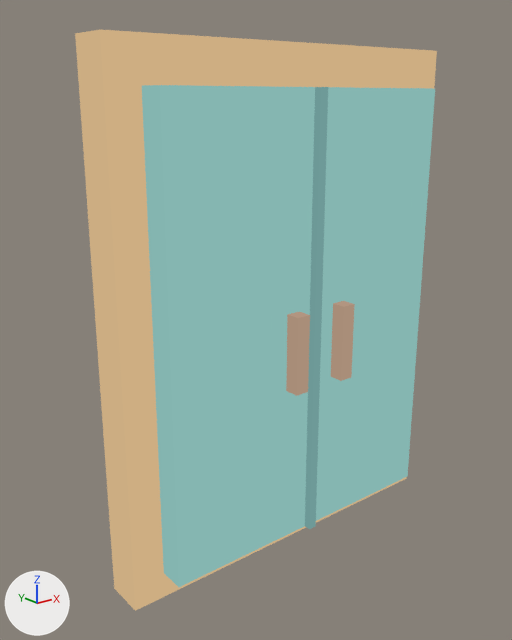
The glTF model art/exports/module-door.gltf as it was, and as the next commit left it.
One viewpoint serves both versions: a 50 mm lens placed at (-1.019, -1.441, 1.0), pointed at (-0.304, -0.548, 0.642). Arrows for +X, +Y and +Z are at lower left; the lights stay in place. The first picture is the older version. Vertices at exactly the same position are counted once.

The scene before the commit, as lines of its bpy script (objects in view):
```python
me_module_door = bpy.data.meshes.new('module-door')
me_module_door.from_pydata(...)  # a box spanning x -0.58..0.08, y -0.585..-0.515, z 0.22..1.08; a box spanning x -0.525..0.025, y -0.63..-0.57, z 0.265..1.015; a box spanning x -0.257..-0.243, y -0.642..-0.627, z 0.265..1.015; a box spanning x -0.312..-0.287, y -0.663..-0.637, z 0.545..0.675; a box spanning x -0.213..-0.188, y -0.663..-0.637, z 0.545..0.675
me_module_door.materials.append(mat_bakedpalette)
ob_module_door = bpy.data.objects.new('module-door', me_module_door)
ob_module_door.location = (0.0, 0.0, 0.0)
```
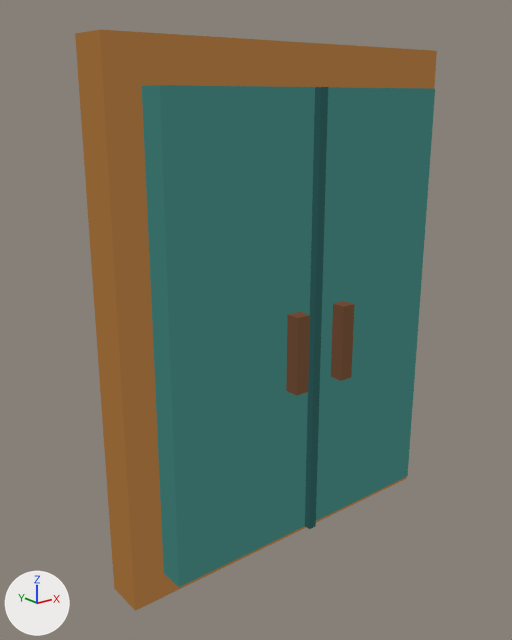
Boxes [x1, y1, x2, y2] around the edits, measured in the pictures (512 x 640 px):
part 1 of me_module_door, recoloured (beige to brown)
    both: [286, 301, 355, 396]
part 2 of me_module_door, recoloured (cyan to dark cyan)
    both: [142, 85, 435, 587]
part 3 of me_module_door, recoloured (darker)
    both: [75, 30, 437, 611]

The edits, one by one:
me_module_door has 40 vertices, 60 faces and spans x -0.58..0.08, y -0.663..-0.515, z 0.22..1.08.
me_module_door is used by ob_module_door; location (0.0, 0.0, 0.0).
me_module_door part 1: 24 faces centred in x -0.312..-0.188, y -0.663..-0.637, z 0.545..0.675 are repainted in the vertex colours; the middle colour goes from beige #a48a76 to brown #503626.
me_module_door part 2: 24 faces centred in x -0.525..0.025, y -0.642..-0.57, z 0.265..1.015 are repainted in the vertex colours; the middle colour goes from cyan #79a7a4 to dark cyan #2a534f.
me_module_door part 3: 12 faces centred in x -0.58..0.08, y -0.585..-0.515, z 0.22..1.08 are repainted in the vertex colours; the middle colour goes from brown #c8a97f to brown #7c562d.
